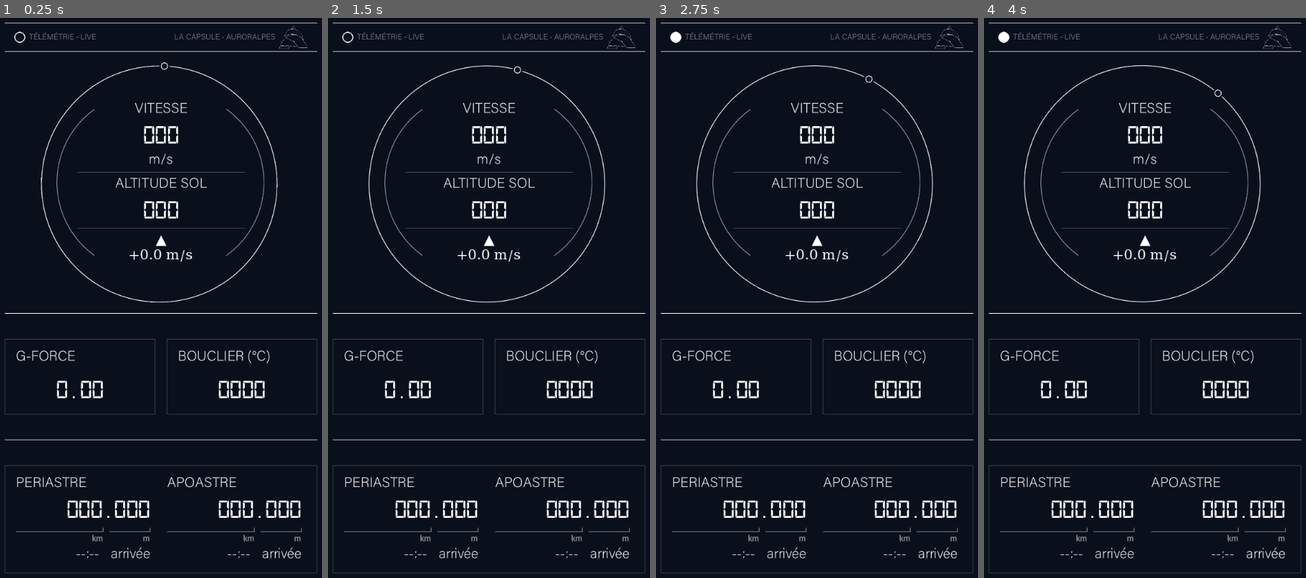
Above: before the commit, frames 1-4 (left to right).
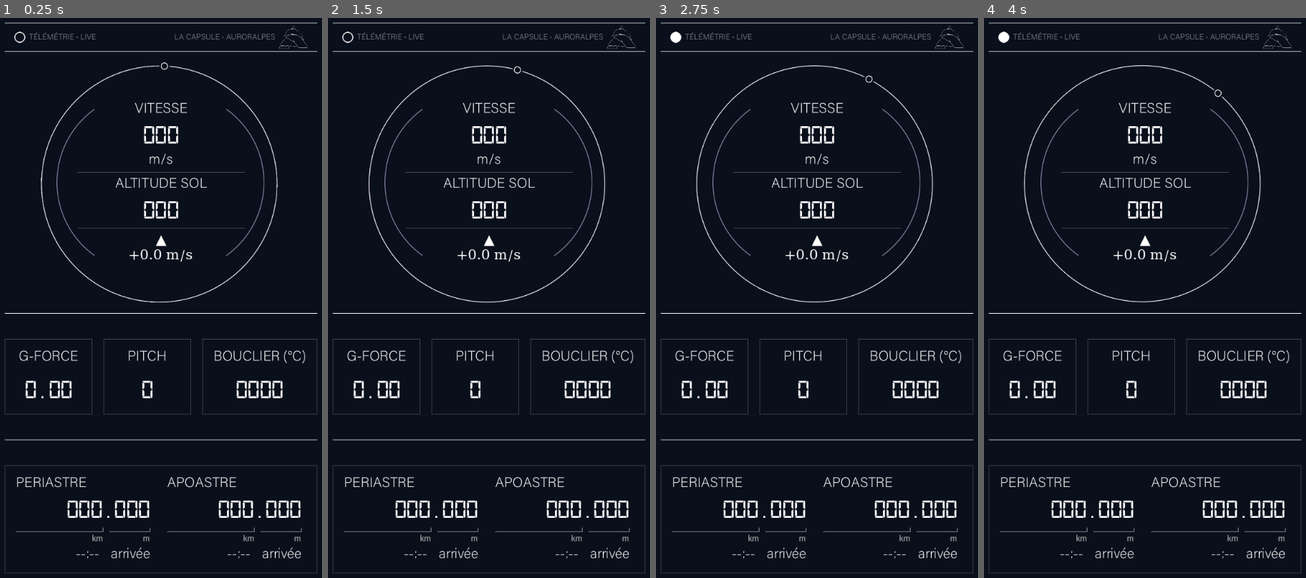
Above: after the commit, the same moments.

Repository: Vastariel/La_Capsule_V3
Game: Godot game, scene res://Scenes/main.tscn
Same seed, same stepped clock (60 frames per second), same inputs: the game is played once before the commit and once after it.
Inputs:
- Up to frame 1 (0.25 s): no input
- Up to frame 2 (1.5 s): no input
- Up to frame 3 (2.75 s): no input
- Up to frame 4 (4 s): tap Enter at 2.75 s

The runs differ from the first frame. In frame 1, 1.6% of the frame differs, in the area x 5-95%, y 57-71%; in frame 2, 1.6%; in frame 3, 1.6%; in frame 4, 1.6%.

Commit message:
ajout du pitch sur godot

Diff:
--- a/godot_ui/Scenes/Telemetry.tscn
+++ b/godot_ui/Scenes/Telemetry.tscn
@@ -320,6 +320,7 @@
 layout_mode = 2
 theme = ExtResource("1_wlw6n")
 text = "G-FORCE"
+horizontal_alignment = 1
 
 [node name="GForceValue" type="Label" parent="MarginContainer/Content/GaugesRow/GForcePanel/GForceVBox" unique_id=815667601]
 layout_mode = 2
@@ -329,6 +330,30 @@
 horizontal_alignment = 1
 clip_text = true
 
+[node name="PitchPanel" type="PanelContainer" parent="MarginContainer/Content/GaugesRow" unique_id=600981742]
+layout_mode = 2
+size_flags_horizontal = 3
+
+[node name="PitchVBox" type="VBoxContainer" parent="MarginContainer/Content/GaugesRow/PitchPanel" unique_id=1287831477]
+layout_mode = 2
+size_flags_vertical = 4
+theme = ExtResource("1_wlw6n")
+alignment = 1
+
+[node name="PitchHeader" type="Label" parent="MarginContainer/Content/GaugesRow/PitchPanel/PitchVBox" unique_id=769476093]
+layout_mode = 2
+theme = ExtResource("1_wlw6n")
+text = "PITCH"
+horizontal_alignment = 1
+
+[node name="PitchValue" type="Label" parent="MarginContainer/Content/GaugesRow/PitchPanel/PitchVBox" unique_id=156346178]
+layout_mode = 2
+theme = ExtResource("1_wlw6n")
+theme_type_variation = &"LabelDigit"
+text = "0"
+horizontal_alignment = 1
+clip_text = true
+
 [node name="ShieldPanel" type="PanelContainer" parent="MarginContainer/Content/GaugesRow" unique_id=537928333]
 layout_mode = 2
 size_flags_horizontal = 3
@@ -343,6 +368,7 @@
 layout_mode = 2
 theme = ExtResource("1_wlw6n")
 text = "BOUCLIER (°C)"
+horizontal_alignment = 1
 
 [node name="HeatTempValue" type="Label" parent="MarginContainer/Content/GaugesRow/ShieldPanel/ShieldVBox" unique_id=1855903477]
 layout_mode = 2
